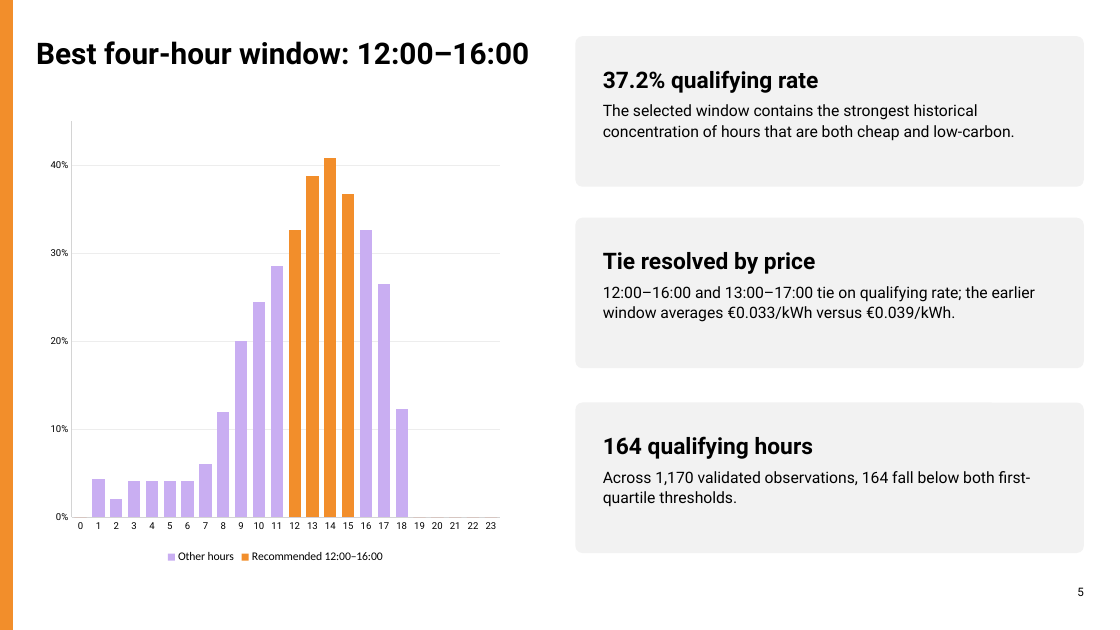
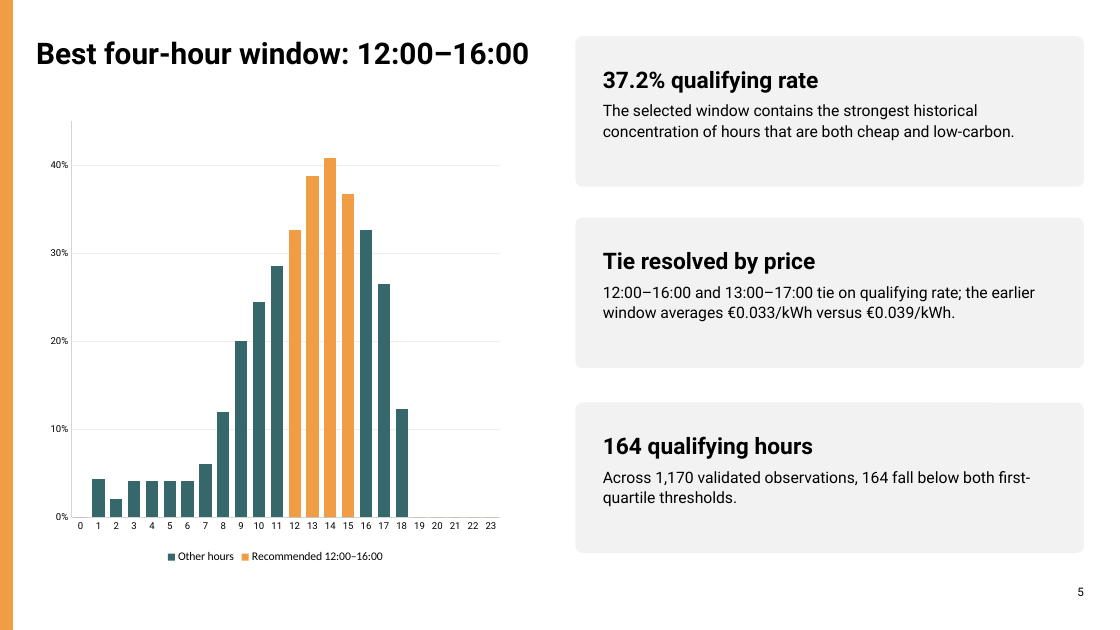
Before and after one commit to vildanpir/smart-power-project, a slide deck: slide 5 of presentation/Smart_Power_Final_Presentation.pptx. Drawn at 1120x630 pixels with LibreOffice and Linux fonts; fonts in the diff are those of the drawing. Boxes give left, top, right and bottom in pixels: in the first picture for what was removed or moved away, otherwise in the second. Text is boxed around its words. In the diff, an @@ line names an element or a change of style, - is before the commit and + after.

```diff
--- a/presentation/Smart_Power_Final_Presentation.pptx
+++ b/presentation/Smart_Power_Final_Presentation.pptx
@@ rectangle at [0,0,13,630]: fill #F28E2B to #F09D46; outline #F28E2B 0 pt to #F09D46 0 pt @@
@@ column stacked chart at [41,112,509,567] @@
@@ colour of Other hours #C9AEF2 to #36676B @@
@@ colour of Recommended 12:00–16:00 #F28E2B to #F09D46 @@
```
Also in this commit, not shown: 9 other slides changed, 6 other files.
